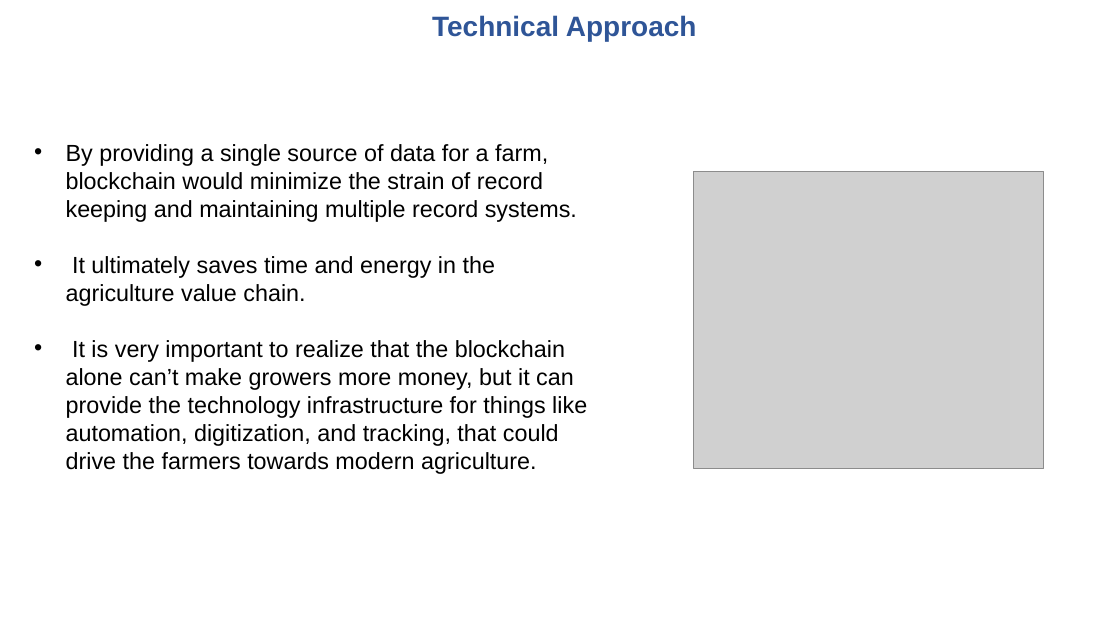
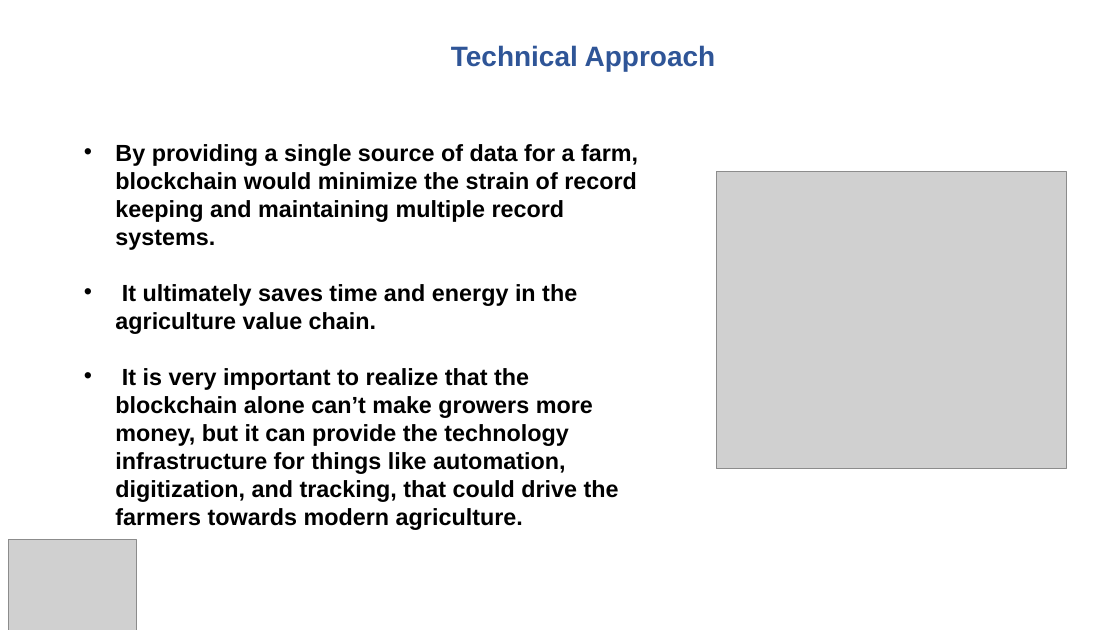
Before and after one commit to tusarmohapatra/NaturopuraV1, a slide deck: slide 14 of Naturepura Pitchdeck.pptx. Drawn at 1120x630 pixels with LibreOffice and Linux fonts; fonts in the diff are those of the drawing; grey boxes stand for pictures; background and template pictures are left out. Boxes give left, top, right and bottom in pixels: in the first picture for what was removed or moved away, otherwise in the second. Text is boxed around its words. In the diff, an @@ line names an element or a change of style, - is before the commit and + after.

```diff
--- a/Naturepura Pitchdeck.pptx
+++ b/Naturepura Pitchdeck.pptx
@@ text "Technical Approach": place and size @@
-text "Technical Approach" at box(432, 15, 697, 41)
+text "Technical Approach" at box(451, 45, 716, 71)
@@ text "Technical Approach" at box(451, 45, 716, 71): alignment centre to left; line spacing 0.9 to 1; less space between paragraphs @@
@@ text "By providing a single source ...": place and size @@
-text "By providing a single source ..." at box(66, 144, 587, 474)
+text "By providing a single source ..." at box(115, 144, 638, 530)
@@ text "By providing a single source ..." at box(115, 144, 638, 530): bold on @@
@@ picture: place and size @@
-picture at box(694, 171, 1044, 469)
+picture at box(717, 171, 1067, 469)
@@ picture added at box(8, 539, 136, 630) @@
```
Also in this commit, not shown: 17 other slides changed, 1 slide added, 1 slide removed.
